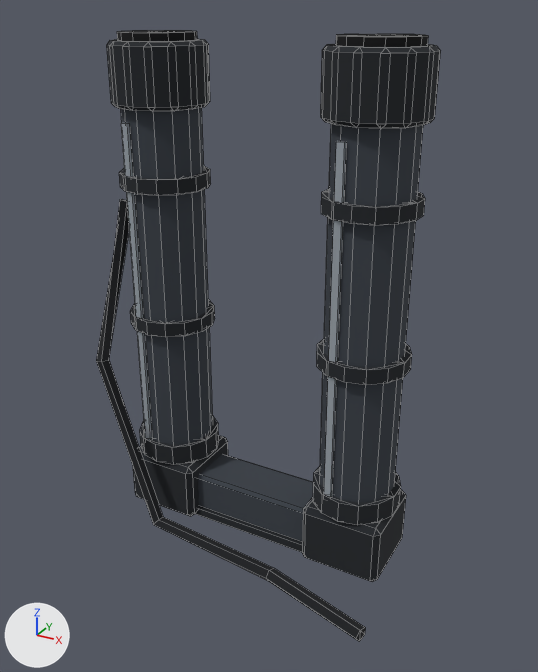
The FBX model Assets/_Project/Art/Environment/LabKit/Meshes/Pipe_U_Bend.fbx: old version first, new version second.
Both versions are drawn from a camera (50 mm lens) standing at (1.86, -3.29, 2.89) and looking at (0.13, -0.15, 1.31). Lighting does not change. The marker at lower left points along +X, +Y and +Z. The first picture is the older version. Mesh edges are drawn as thin lines.

Script lines for the objects in view, before the commit:
```python
mat_lab_gunmetal = principled_material('Lab_Gunmetal')
mat_lab_gunmetal.base_color = (0.0423, 0.0513, 0.0648)  # dark grey #3a4048
mat_lab_gunmetal.roughness = 1.0
mat_lab_metaldark = principled_material('Lab_MetalDark')
mat_lab_metaldark.base_color = (0.0137, 0.0168, 0.0212)  # black #1f2328
mat_lab_metaldark.roughness = 1.0
mat_lab_plastic = principled_material('Lab_Plastic')
mat_lab_plastic.base_color = (0.00857, 0.00972, 0.0123)  # black #17191d
mat_lab_plastic.roughness = 1.0
me_pipe_u_bend = bpy.data.meshes.new('Pipe_U_Bend')
me_pipe_u_bend.from_pydata(...)  # 569 vertices, 718 faces; spans x -0.93..0.91, y -0.64..0.26, z -0.02..2.78
# faces by material slot: [502, 102, 12, 76, 26]
me_pipe_u_bend.materials.append(mat_lab_metaldark)  # black #1f2328
me_pipe_u_bend.materials.append(mat_lab_gunmetal)  # dark grey #3a4048
me_pipe_u_bend.materials.append(mat_lab_steel)  # grey #9aa2aa
me_pipe_u_bend.materials.append(mat_lab_void)  # black #08090c
me_pipe_u_bend.materials.append(mat_lab_plastic)  # black #17191d
ob_pipe_u_bend = bpy.data.objects.new('Pipe_U_Bend', me_pipe_u_bend)
ob_pipe_u_bend.location = (0.0, 0.0, 0.0)
```
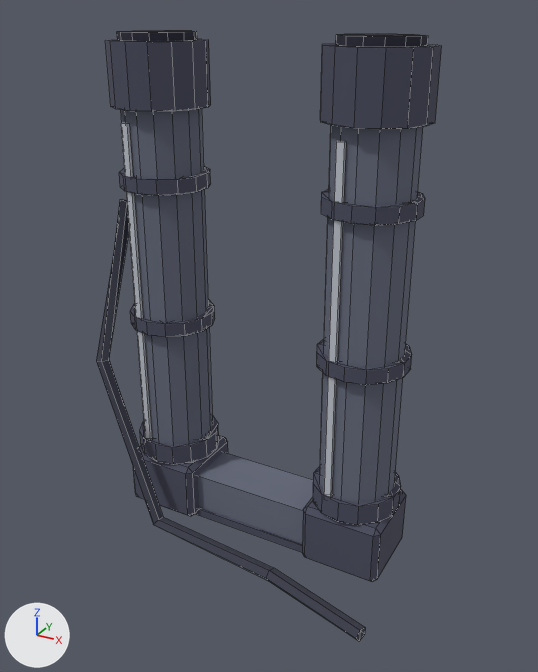
The change, as a list of edits to the scene's bpy script:
```text
Change mat_lab_metaldark:
    mat_lab_metaldark.base_color: (0.0137, 0.0168, 0.0212) -> (0.0723, 0.0762, 0.117)  # black #1f2328 -> greyish blue #4c4e60
Change mat_lab_gunmetal:
    mat_lab_gunmetal.base_color: (0.0423, 0.0513, 0.0648) -> (0.138, 0.153, 0.209)  # dark grey #3a4048 -> greyish blue #686d7e
Change mat_lab_plastic:
    mat_lab_plastic.base_color: (0.00857, 0.00972, 0.0123) -> (0.0452, 0.0482, 0.0723)  # black #17191d -> greyish blue #3c3e4c
Change me_pipe_u_bend:
    used by ob_pipe_u_bend; location = (0.0, 0.0, 0.0)
    remove me_pipe_u_bend.from_pydata(...)  # 569 vertices, 718 faces; spans x -0.93..0.91, y -0.64..0.26, z -0.02..2.78
    add me_pipe_u_bend.from_pydata(...)  # 441 vertices, 558 faces; spans x -0.93..0.91, y -0.64..0.26, z -0.02..2.78
    me_pipe_u_bend part 1: a new loose piece, a 14-sided cylinder along z spanning x -0.85..-0.35, y -0.26..0.26, z 2.42..2.74, in mat_lab_metaldark (greyish blue #4c4e60)
    me_pipe_u_bend part 2: a new loose piece, a box spanning x -0.45..0.45, y -0.15..0.15, z 0.04..0.28, in mat_lab_gunmetal (greyish blue #686d7e)
    me_pipe_u_bend part 3: a new loose piece, a 14-sided cylinder along z spanning x 0.35..0.85, y -0.26..0.26, z 2.42..2.74, in mat_lab_metaldark (greyish blue #4c4e60)
    me_pipe_u_bend part 4: the loose piece of 84 vertices spanning x -0.85..-0.35, y -0.26..0.26, z 2.42..2.74 is deleted
    me_pipe_u_bend part 5: the loose piece of 84 vertices spanning x 0.35..0.85, y -0.26..0.26, z 2.42..2.74 is deleted
    me_pipe_u_bend part 6: the loose piece of 24 vertices spanning x -0.45..0.45, y -0.15..0.15, z 0.04..0.28 is deleted
    me_pipe_u_bend part 7
    13 faces are deleted
    13 new faces join them, mat_lab_void (dark blue #2a2a3a)
    me_pipe_u_bend part 8
    35 faces are deleted
    12 new faces join them, mat_lab_gunmetal (greyish blue #686d7e)
    4 new faces join them, mat_lab_metaldark (greyish blue #4c4e60)
    19 new faces join them, mat_lab_void (dark blue #2a2a3a)
    other edits to the shape of me_pipe_u_bend do not show in these pictures
```

Location of each change, (x1, y1, x2, y2) in pixels of the pictures (538 x 672 px; the box of a moved part takes in the faces that stretch with it):
'Pipe_U_Bend', recoloured, reshaped (black to greyish blue): before (96, 30, 441, 641); after (96, 30, 442, 641)
part 1 of me_pipe_u_bend, added: after (105, 39, 211, 112)
part 2 of me_pipe_u_bend, added: after (198, 452, 313, 543)
part 3 of me_pipe_u_bend, added: after (320, 43, 442, 129)
part 4 of me_pipe_u_bend, deleted (black): before (107, 39, 210, 111)
part 5 of me_pipe_u_bend, deleted (black): before (321, 44, 441, 128)
part 6 of me_pipe_u_bend, deleted: before (198, 454, 313, 542)
part 7 of me_pipe_u_bend, moved or reshaped: (117, 30, 194, 33) in both
part 8 of me_pipe_u_bend, moved or reshaped: (339, 34, 428, 37) in both
